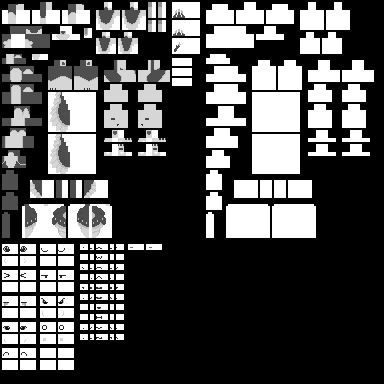
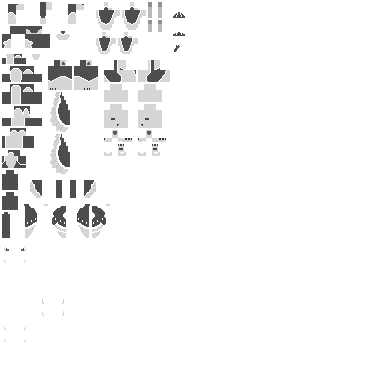
Two versions of the same layered image (384x384). Layer-by-layer changes:
removed layer "BodyMain" over [4, 2, 170, 238]
removed layer "Background" over [0, 0, 384, 384]
added group "Body" (1st of 2) with 1 layers above "Feathers" over [2, 2, 185, 238]
added layer "Body" (2nd of 2, in "Body") in group "Body" over [2, 2, 185, 238]
added group "Feathers" with 2 layers over [4, 2, 170, 342]
added layer "Expressions" in group "Feathers" over [4, 247, 64, 342]
added layer "Feather" in group "Feathers" over [4, 2, 170, 238]
